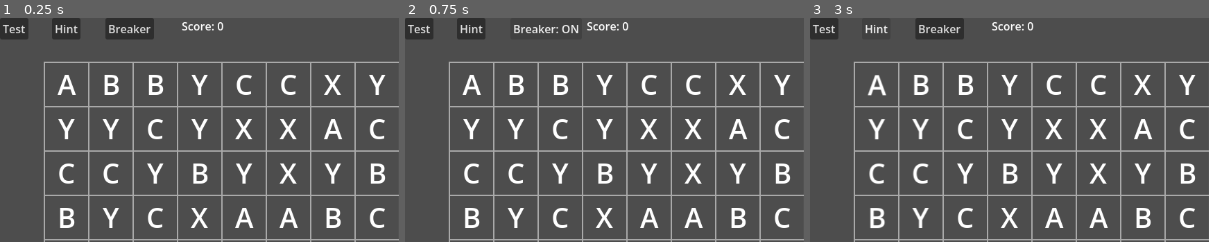
Above: before the commit, frames 1-3 (left to right).
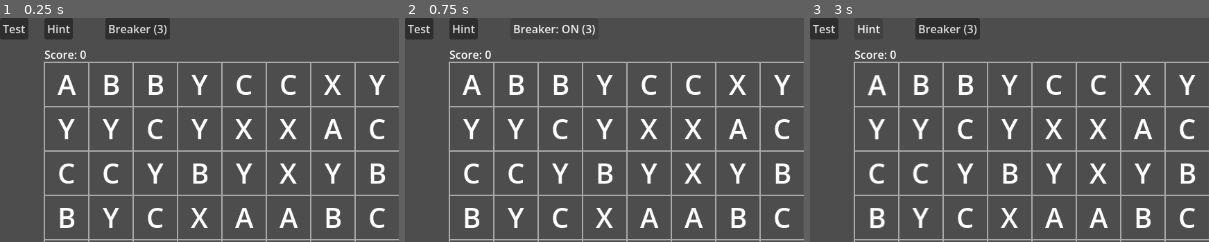
Above: after the commit, the same moments.

Repository: fehudma/godot_projects
Game: Godot game, scene res://Scenes/game.tscn
Two runs of this game, one before a commit and one after it. Both use one fixed random seed, a clock stepped at 60 frames per second and the inputs below.
Inputs:
- Up to frame 1 (0.25 s): no input
- Up to frame 2 (0.75 s): click "Breaker" (after the commit: "Breaker (3)") at 0.5 s
- Up to frame 3 (3 s): click "Breaker: ON" (after the commit: "Breaker: ON (3)") at 1.25 s; click "Test" at 2 s; click "Hint" at 2.75 s
The pictures show only the part of the screen within x 0-50%, y 0-50%; the shares and areas given below are measured in that part.

The runs differ from the first frame. In frame 1, 1.2% of the frame differs, in the area x 11-57%, y 0-19%; in frame 2, 0.9%; in frame 3, 0.9%.

Commit message:
breaker count is visible and working

Diff:
--- a/Scenes/board.gd
+++ b/Scenes/board.gd
@@ -509,8 +509,9 @@
 func add_score_for_match(matched_pieces: Array[Piece]) -> void:
 	score += matched_pieces.size() * POINTS_PER_PIECE
 	pieces_cleared_toward_breaker += matched_pieces.size()
+
+	check_breaker_reward()
 	update_score_display()
-	print("Breaker progress: ", pieces_cleared_toward_breaker)
 
 #Animate matched pieces disappearing
 func play_remove_animation() -> void:
@@ -532,6 +533,23 @@
 
 	await tween.finished
 	queue_free()
+
+#Award a Breaker when progress reaches 30
+func check_breaker_reward() -> void:
+	while (
+		pieces_cleared_toward_breaker >= BREAKER_PIECES_REQUIRED
+		and breakers_remaining < MAX_BREAKERS
+	):
+		pieces_cleared_toward_breaker -= BREAKER_PIECES_REQUIRED
+		breakers_remaining += 1
+		update_breaker_button_text()
+
+#Show the remaining Breaker count on the button
+func update_breaker_button_text() -> void:
+	if breaker_active:
+		breaker_button.text = "Breaker: ON (" + str(breakers_remaining) + ")"
+	else:
+		breaker_button.text = "Breaker (" + str(breakers_remaining) + ")"
 #==========================OTHER FUNCTIONS
 #“Where should the center of cell (column, row) be?”
 func _draw() -> void:
@@ -570,7 +588,7 @@
 #==========================INIT
 func _ready() -> void:
 	create_empty_grid()
-
+	update_breaker_button_text()
 
 	for column: int in range(COLUMNS):
 		for row: int in range(ROWS):
@@ -596,8 +614,9 @@
 					input_locked = true
 
 					var matched_pieces: Array[Piece] = [clicked_piece]
+					breakers_remaining -= 1
+
 					remove_matched_pieces(matched_pieces)
-
 					collapse_all_columns()
 					refill_board()
 					resolve_cascades()
@@ -606,7 +625,7 @@
 						reshuffle_board()
 
 					breaker_active = false
-					breaker_button.text = "Breaker"
+					update_breaker_button_text()
 					input_locked = false
 					return
 
@@ -725,9 +744,9 @@
 	breaker_active = not breaker_active
 
 	if breaker_active:
-		breaker_button.text = "Breaker: ON"
+		update_breaker_button_text()
 	else:
-		breaker_button.text = "Breaker"
+		update_breaker_button_text()
 
 
 func _on_test_button_pressed() -> void:
--- a/Scenes/game.tscn
+++ b/Scenes/game.tscn
@@ -14,8 +14,8 @@
 text = "Test"
 
 [node name="HintButton" type="Button" parent="." unique_id=1440403269]
-offset_left = 75.0
-offset_right = 116.0
+offset_left = 64.0
+offset_right = 105.0
 offset_bottom = 31.0
 text = "Hint"
 
@@ -26,9 +26,10 @@
 text = "Breaker"
 
 [node name="ScoreLabel" type="Label" parent="." unique_id=1061135490]
-offset_left = 262.0
-offset_right = 323.0
-offset_bottom = 23.0
+offset_left = 64.0
+offset_top = 41.0
+offset_right = 125.0
+offset_bottom = 64.0
 text = "Score: 0"
 
 [connection signal="pressed" from="TestButton" to="Board" method="_on_test_button_pressed"]
